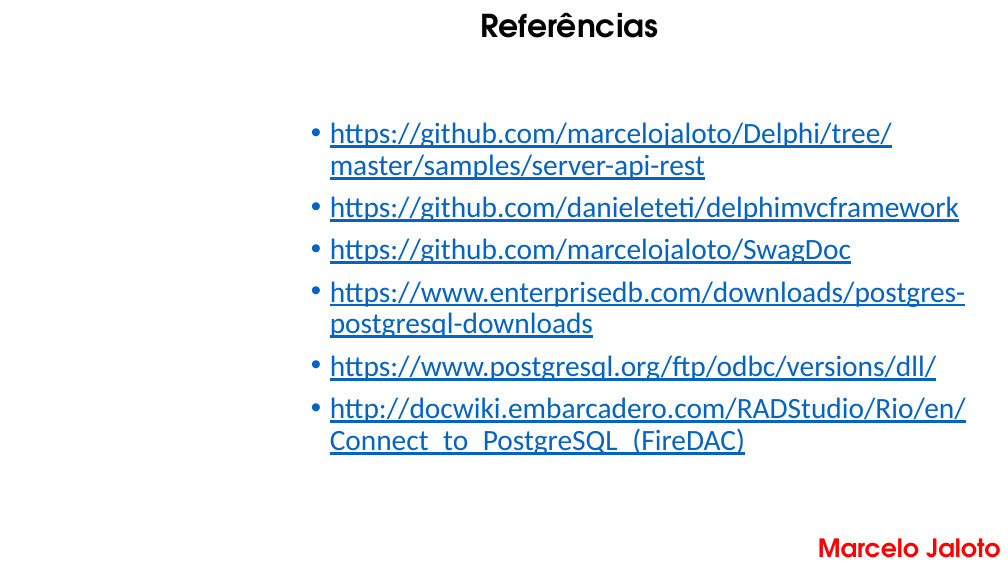
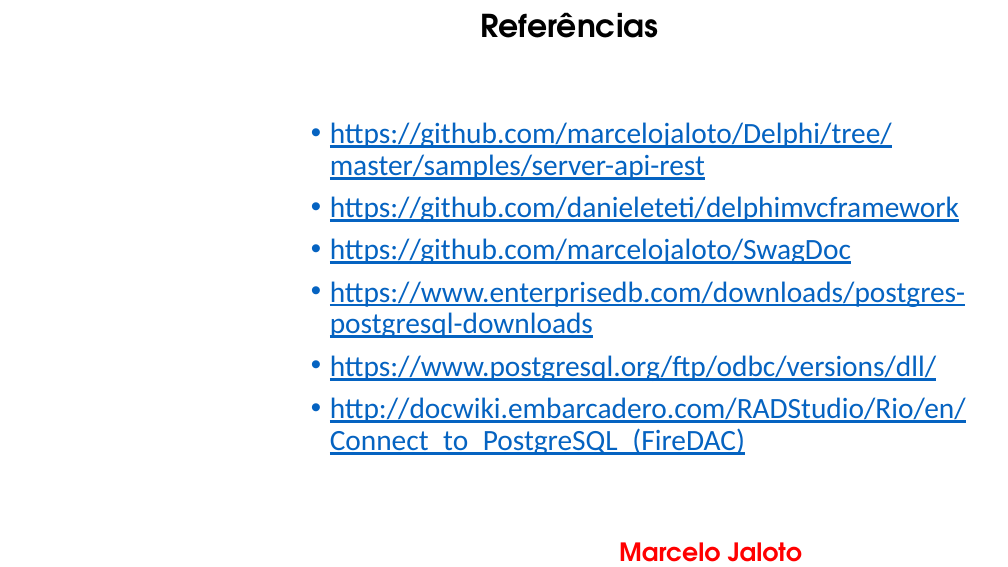
Before and after one commit to marcelojaloto/Delphi, a slide deck: slide 9 of samples/server-api-rest/Implemente uma API REST Completa com Delphi MVC Framework - Marcelo Jaloto.pptx. Drawn at 1008x567 pixels with LibreOffice and Linux fonts; fonts in the diff are those of the drawing; background and template pictures are left out. Boxes give left, top, right and bottom in pixels: in the first picture for what was removed or moved away, otherwise in the second. Text is boxed around its words. In the diff, an @@ line names an element or a change of style, - is before the commit and + after.

```diff
--- a/samples/server-api-rest/Implemente uma API REST Completa com Delphi MVC Framework - Marcelo Jaloto.pptx
+++ b/samples/server-api-rest/Implemente uma API REST Completa com Delphi MVC Framework - Marcelo Jaloto.pptx
@@ text "Marcelo Jaloto": place and size @@
-text "Marcelo Jaloto" at (818,538,1000,558)
+text "Marcelo Jaloto" at (619,542,802,562)
```
Also in this commit, not shown: 6 other slides changed.
